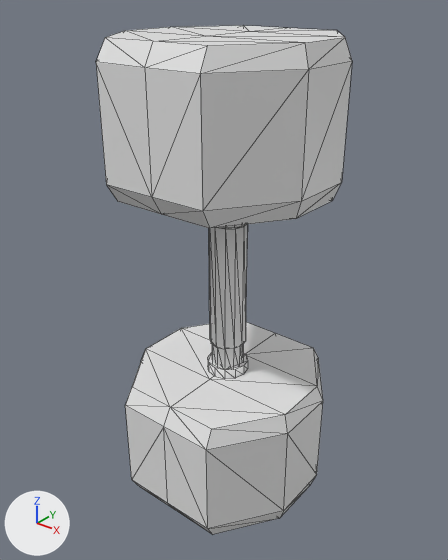
Before and after pictures for a commit that changed the glTF model assets/digitaln8m4r3/models/gym weights/5kgweight.glb.
Rendered twice from a camera (50 mm lens) standing at (0.391, -0.495, 0.31) and looking at (-0.004, -0.001, 0.004). Lighting does not change. The marker at lower left points along +X, +Y and +Z. Mesh edges are drawn as thin lines. Vertices at the same position are counted once.

Names of what the first picture shows: 'weight5kg'.
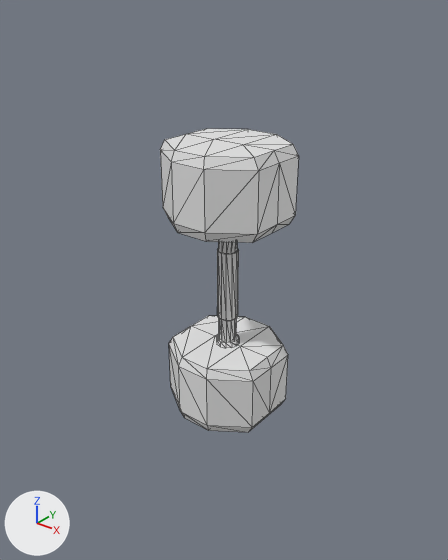
Edits to the scene script, one JSON object a line:
```json
{"block": "me_mesh_weight5kg", "where": "# used by ob_weight5kg; location = (0.0, 0.0, 0.0)"}
{"op": "remove", "block": "me_mesh_weight5kg", "code": "me_mesh_weight5kg.from_pydata(...)  # 208 vertices, 356 faces; spans x -0.112..0.113, y -0.113..0.113, z -0.263..0.263"}
{"op": "add", "block": "me_mesh_weight5kg", "code": "me_mesh_weight5kg.from_pydata(...)  # 208 vertices, 356 faces; spans x -0.063..0.063, y -0.063..0.063, z -0.161..0.161"}
{"block": "me_mesh_weight5kg", "change": "me_mesh_weight5kg part 1: the loose piece of 44 vertices spanning x -0.112..0.113, y -0.113..0.113, z -0.263..-0.112 is turned -90 degrees about the z axis through its middle and scaled by 0.563, then moved by (0.0, 0.0, 0.069)"}
{"block": "me_mesh_weight5kg", "change": "me_mesh_weight5kg part 2: the loose piece of 44 vertices spanning x -0.112..0.113, y -0.113..0.112, z 0.112..0.263 is turned -90 degrees about the z axis through its middle and scaled by 0.562, then moved by (0.0, 0.0, -0.069)"}
{"block": "me_mesh_weight5kg", "change": "me_mesh_weight5kg part 3: the loose piece of 24 vertices spanning x -0.024..0.024, y -0.024..0.024, z -0.112..-0.1 is turned -90 degrees about the z axis through its middle and scaled by 0.562, then moved by (0.0, 0.0, 0.033)"}
{"block": "me_mesh_weight5kg", "change": "me_mesh_weight5kg part 4: 72 of 208 vertices moved; they spanned x -0.021..0.021, y -0.021..0.021, z -0.112..0.113 and now span x -0.012..0.012, y -0.012..0.012, z -0.077..0.077; mean shift (0.0, 0.0, 0.0); largest move (0.009, -0.016, 0.113) -> (-0.009, -0.005, 0.077)"}
```

Pixel boxes (x1, y1, x2, y2) of what changed, in the pictures (448 x 560 px; the box of a moved part takes in the faces that stretch with it):
```json
{"object": "weight5kg", "change": "reshaped", "before": [96, 25, 352, 534], "after": [160, 129, 299, 432], "on screen": "46% narrower, 40% shorter"}
{"part": 1, "of": "me_mesh_weight5kg", "change": "moved or reshaped", "before": [125, 322, 323, 534], "after": [169, 316, 288, 432]}
{"part": 2, "of": "me_mesh_weight5kg", "change": "moved or reshaped", "before": [96, 25, 352, 228], "after": [160, 129, 299, 243]}
{"part": 3, "of": "me_mesh_weight5kg", "change": "moved or reshaped", "before": [208, 353, 248, 378], "after": [216, 334, 239, 347]}
{"part": 4, "of": "me_mesh_weight5kg", "change": "moved or reshaped", "before": [209, 224, 248, 368], "after": [217, 242, 239, 342]}
```
